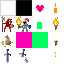
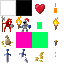
Layered file, before and after one edit (64×64). Changes by layer:
added layer "coins" above "heart" over (x1=35, y1=52, x2=44, y2=62)
painted on "heart" over (x1=35, y1=4, x2=45, y2=14)
